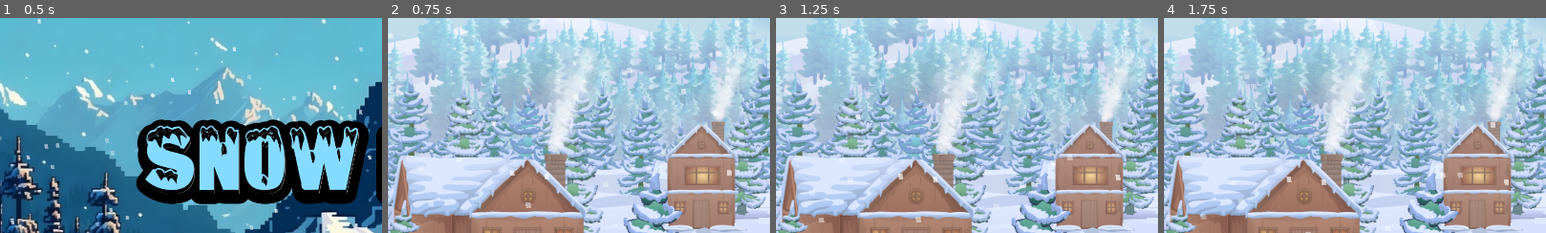
Above: before the commit, frames 1-4 (left to right).
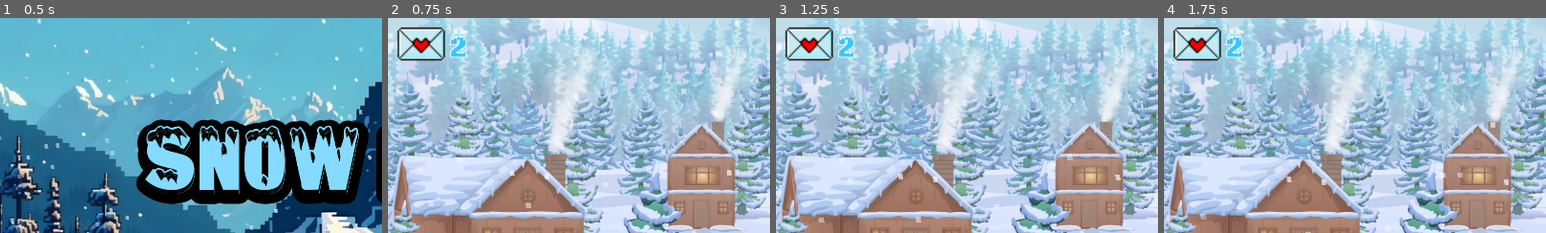
Above: after the commit, the same moments.

Repository: PedroVenanci0/Snow-Love
Game: Godot game, scene res://scenes/menu_principal.tscn
The game is run twice, just before and just after one commit, with the same random seed, the same clock (stepped at 60 frames per second) and the same inputs.
Inputs (mouse positions are % of the whole screen's width and height, from its top left):
- Up to frame 1 (0.5 s): no input
- Up to frame 2 (0.75 s): click "Start Game" at 0.5 s
- Up to frame 3 (1.25 s): no input
- Up to frame 4 (1.75 s): tap Enter (ui_accept) at 1.25, 1.52 s; move the mouse to (72, 45) at 1.27 s; hold Right (ui_right) from 1.28 s (still down); click (72, 45) at 1.42 s
The pictures show only the part of the screen within x 0-50%, y 0-50%; the shares and areas given below are measured in that part.

Frame 1 is identical in both runs. In frame 2, 2.1% of the frame differs, in the area x 2-21%, y 4-20%; in frame 3, 2.1%; in frame 4, 2.1%.

Commit message:
feat: foi modificado valores e nomes de variaveis

Diff:
--- /dev/null
+++ b/scenes/game_over.tscn
@@ -0,0 +1,62 @@
+[gd_scene load_steps=4 format=3 uid="uid://dnd83nsc4ba31"]
+
+[ext_resource type="Texture2D" uid="uid://djayte3768086" path="res://assets/game_over/_4d7d0b74-1c4b-4788-9a1d-964cad4911f5.jpg" id="1_jyex5"]
+[ext_resource type="Texture2D" uid="uid://dmgk2qxtp3xx2" path="res://assets/game_over/coração.png" id="2_fa1re"]
+[ext_resource type="Texture2D" uid="uid://drb0yoosc4rbj" path="res://assets/game_over/moudura.png" id="3_biqww"]
+
+[node name="Game_over" type="Control"]
+layout_mode = 3
+anchors_preset = 15
+anchor_right = 1.0
+anchor_bottom = 1.0
+grow_horizontal = 2
+grow_vertical = 2
+
+[node name="Sprite2D" type="TextureRect" parent="."]
+layout_mode = 1
+anchors_preset = 8
+anchor_left = 0.5
+anchor_top = 0.5
+anchor_right = 0.5
+anchor_bottom = 0.5
+offset_left = -957.0
+offset_top = -541.0
+offset_right = 184.0
+offset_bottom = 543.0
+grow_horizontal = 2
+grow_vertical = 2
+texture = ExtResource("1_jyex5")
+expand_mode = 1
+
+[node name="corações" type="Node2D" parent="."]
+
+[node name="Sprite2D2" type="Sprite2D" parent="corações"]
+position = Vector2(648.692, 288.045)
+rotation = 0.271598
+scale = Vector2(0.6316, 0.598894)
+texture = ExtResource("2_fa1re")
+region_enabled = true
+region_rect = Rect2(273.45, 180.226, 177.156, 162.984)
+
+[node name="Sprite2D3" type="Sprite2D" parent="corações"]
+position = Vector2(353.389, 275.023)
+rotation = -0.369204
+scale = Vector2(0.561182, 0.549425)
+texture = ExtResource("2_fa1re")
+region_enabled = true
+region_rect = Rect2(273.45, 180.226, 177.156, 162.984)
+
+[node name="Sprite2D4" type="Sprite2D" parent="corações"]
+position = Vector2(498.683, 304.018)
+rotation = 0.121665
+scale = Vector2(0.374529, 0.375134)
+texture = ExtResource("2_fa1re")
+region_enabled = true
+region_rect = Rect2(273.45, 180.226, 177.156, 162.984)
+
+[node name="Sprite2D2" type="Sprite2D" parent="."]
+position = Vector2(2368, -749)
+scale = Vector2(5.85973, 5.46053)
+texture = ExtResource("3_biqww")
+region_enabled = true
+region_rect = Rect2(150.021, 138.663, 221.445, 228.531)
--- /dev/null
+++ b/scenes/hud_cards.tscn
@@ -0,0 +1,26 @@
+[gd_scene load_steps=4 format=3 uid="uid://cnk01usi4jhcc"]
+
+[ext_resource type="Texture2D" uid="uid://cmjdlh5jdyfg4" path="res://assets/carta e estilingue/carta gelada.png" id="1_1yl1g"]
+[ext_resource type="Script" path="res://script/hud_cards.gd" id="1_mjlkt"]
+[ext_resource type="FontFile" uid="uid://iyo6ms8m752s" path="res://assets/fontes/snowtop_caps/SnowtopCaps.otf" id="2_ke0u5"]
+
+[node name="HUD_cards" type="CanvasLayer"]
+script = ExtResource("1_mjlkt")
+
+[node name="Sprite2D" type="Sprite2D" parent="."]
+position = Vector2(83.5, 69)
+scale = Vector2(3.71053, 3.75)
+texture = ExtResource("1_1yl1g")
+region_enabled = true
+region_rect = Rect2(202, 210, 38, 32)
+
+[node name="Label" type="Label" parent="."]
+offset_left = 156.0
+offset_top = 40.0
+offset_right = 196.0
+offset_bottom = 94.0
+theme_override_colors/font_color = Color(0.211765, 0.780392, 0.988235, 1)
+theme_override_colors/font_outline_color = Color(0.964706, 0.964706, 0.964706, 1)
+theme_override_constants/outline_size = 10
+theme_override_fonts/font = ExtResource("2_ke0u5")
+theme_override_font_sizes/font_size = 70
--- a/scenes/world_01.tscn
+++ b/scenes/world_01.tscn
@@ -11,6 +11,7 @@
 [ext_resource type="Texture2D" uid="uid://b5dsckr80k2dp" path="res://assets/free-winter-holiday-game-backgrounds/PNG/BG_02/Layers/Ground_01.png" id="9_5bl76"]
 [ext_resource type="Texture2D" uid="uid://bcerd0wiu6o76" path="res://assets/free-winter-holiday-game-backgrounds/PNG/BG_02/Layers/Foreground.png" id="10_3v4ay"]
 [ext_resource type="PackedScene" uid="uid://bvxabrpqnao5k" path="res://scenes/scene de pause.tscn" id="11_00qbu"]
+[ext_resource type="PackedScene" uid="uid://cnk01usi4jhcc" path="res://scenes/hud_cards.tscn" id="12_2a8e3"]
 
 [sub_resource type="TileSetAtlasSource" id="TileSetAtlasSource_53sdi"]
 texture = ExtResource("1_tgehh")
@@ -473,3 +474,5 @@
 centered = false
 
 [node name="SceneDePause" parent="." instance=ExtResource("11_00qbu")]
+
+[node name="HUD_cards" parent="." instance=ExtResource("12_2a8e3")]
--- /dev/null
+++ b/script/hud_cards.gd
@@ -0,0 +1,6 @@
+extends CanvasLayer
+@onready var label = $Label
+
+# Called every frame. 'delta' is the elapsed time since the previous frame.
+func _process(delta):
+	label.text = str(Global.numberCards)
Binary file added: assets/game_over/_4d7d0b74-1c4b-4788-9a1d-964cad4911f5.jpg
Not shown, added: assets/game_over/_4d7d0b74-1c4b-4788-9a1d-964cad4911f5.jpg.import
Binary file added: assets/game_over/coração.png
Not shown, added: assets/game_over/coração.png.import
Binary file added: assets/game_over/moudura.png
Not shown, added: assets/game_over/moudura.png.import
Not shown: 1 places in scenes/world_01.tscn that only renumber resources
